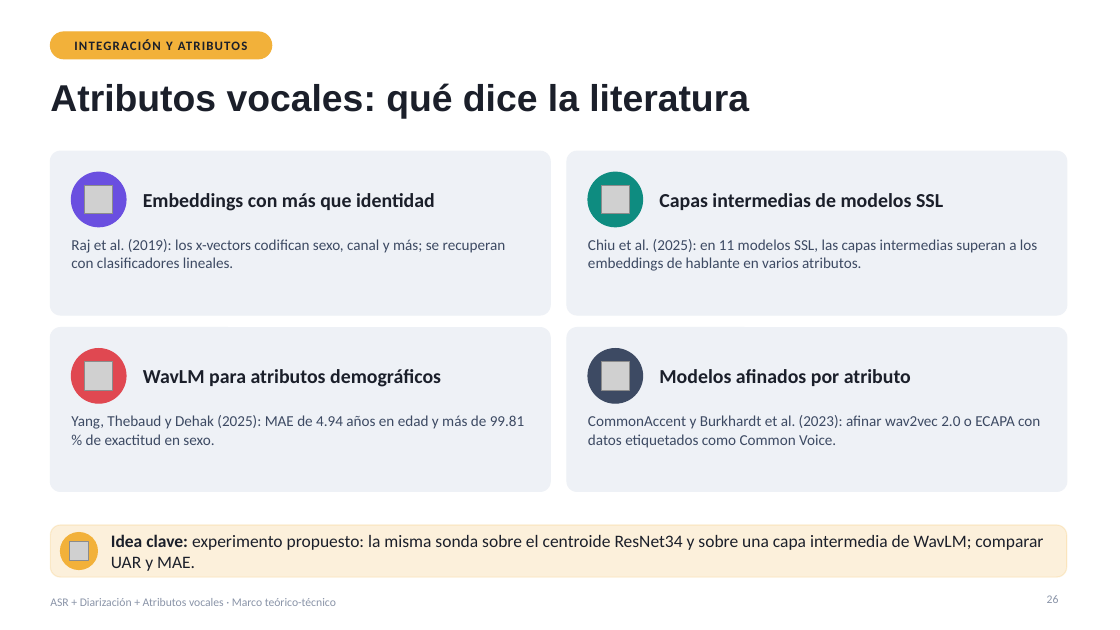
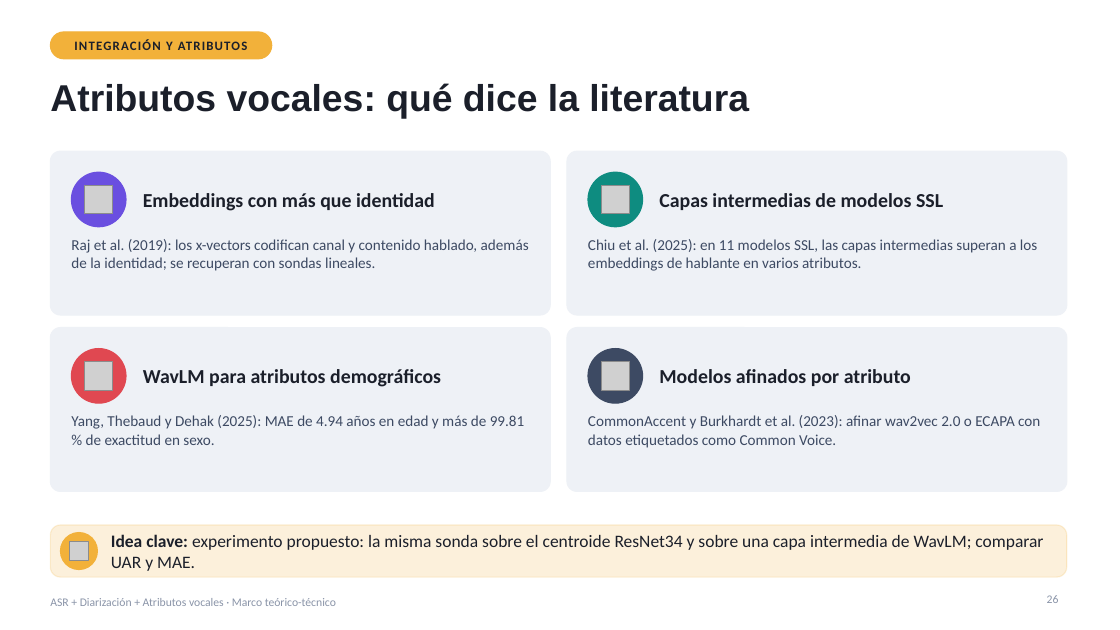
Before and after one commit to jccarmenate/speaker-diarization, a slide deck: slide 26 of docs/presentation/DASR_marco_teorico_v2.pptx. Drawn at 1120x630 pixels with LibreOffice and Linux fonts; fonts in the diff are those of the drawing; grey boxes stand for pictures. Boxes give left, top, right and bottom in pixels: in the first picture for what was removed or moved away, otherwise in the second. Text is boxed around its words. In the diff, an @@ line names an element or a change of style, - is before the commit and + after.

```diff
--- a/docs/presentation/DASR_marco_teorico_v2.pptx
+++ b/docs/presentation/DASR_marco_teorico_v2.pptx
@@ text at bbox=[71, 239, 529, 271]: text changed @@
-Raj et al. (2019): los x-vectors codifican sexo, canal y más; se recuperan con clasificadores lineales.
+Raj et al. (2019): los x-vectors codifican canal y contenido hablado, además de la identidad; se recuperan con sondas lineales.
```
Also in this commit, not shown: 1 other file.
